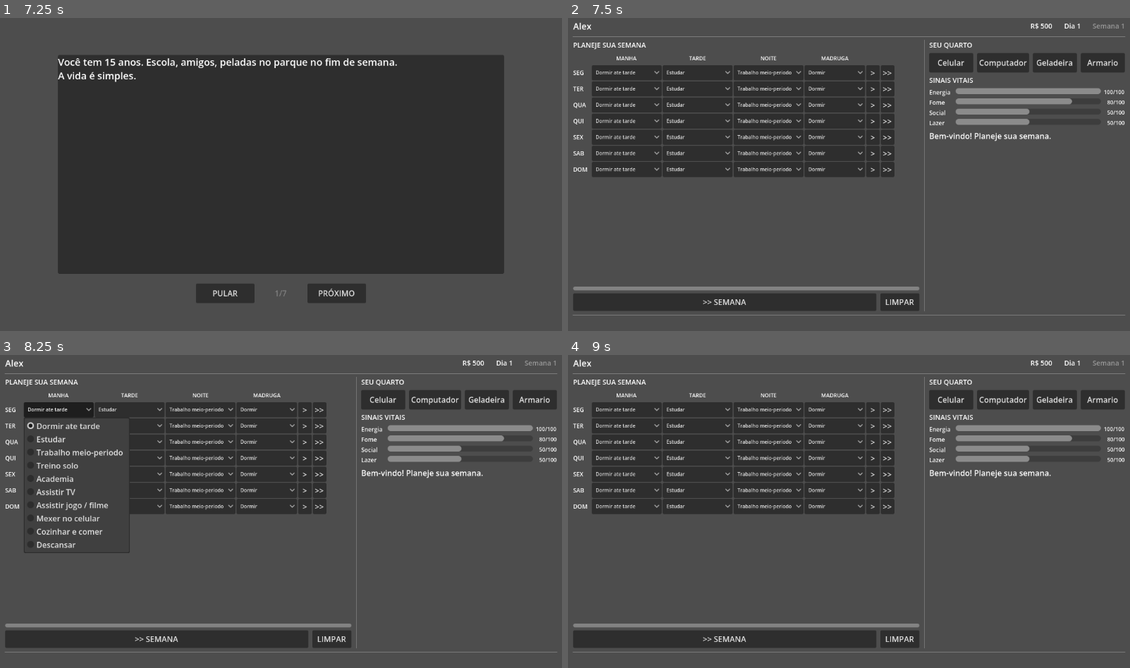
Above: before the commit, frames 1-4 (two rows, left to right).
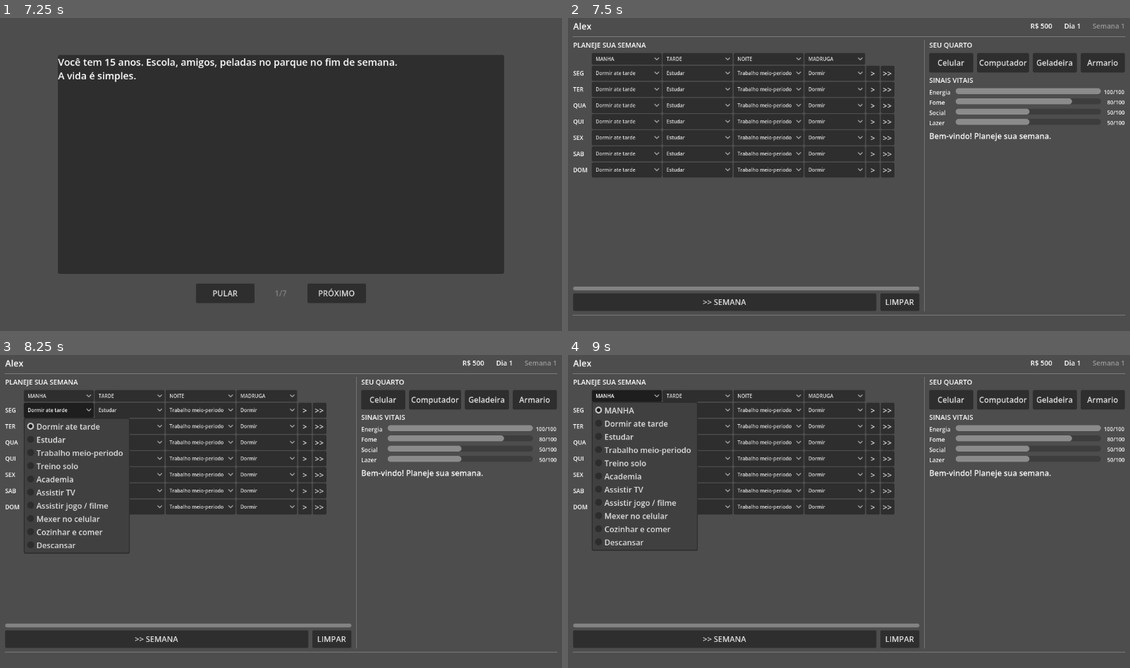
Above: after the commit, the same moments.

Repository: Slaxis/FlagFootballManager
Game: Godot game, scene res://engine/game/game.tscn
Same seed, same stepped clock (60 frames per second), same inputs: the game is played once before the commit and once after it.
Inputs (mouse positions are in pixels of both pictures, inside the frame that each line leads up to):
- Up to frame 1 (7.25 s): click "INICIAR" at 0.5 s; click (281, 168) at 1.25 s; click "OK" at 2 s; click (488, 36) at 2.77 s; type "Alex" at 2.85 s; click "JOGADOR" at 3.5 s; click "M" at 4.25 s; click "F" at 5 s; click "·" at 5.75 s; click "INICIAR" at 6.5 s
- Up to frame 2 (7.5 s): click "PULAR" at 7.25 s
- Up to frame 3 (8.25 s): click "Dormir ate tarde" at 8 s
- Up to frame 4 (9 s): click (624, 395) at 8.75 s, where only the run after the commit has a clickable "MANHA"

Frame 1 is identical in both runs. In frame 2, 3.3% of the frame differs, in the area x 0-58%, y 11-50%; in frame 3, 3.6%; in frame 4, 4.4%, in the area x 0-58%, y 11-63%.

Commit message:
feat: column dropdowns, tooltips, binge names, fix consecutive collapse bug
- Column header dropdowns: change one to set all 7 days in that slot.
  Resets to label when individual cell is changed manually.
- Tooltips on >, >>, >> WEEK, and CLEAR buttons
- Recovery activities renamed to binge style: APAGAO, COMILANCA,
  CARENCIA, MARATONA DE CELULAR with descriptive log text
- Fix: consecutive collapses now correctly show red. Bug was caused by
  add_item() pushing select index outside the activity array bounds.
  Now uses set_item_text() instead, and restores original text on reset.

Co-Authored-By: Claude Opus 4.6 (1M context) <noreply@anthropic.com>

Diff:
--- a/game/defs/activity.json
+++ b/game/defs/activity.json
@@ -108,8 +108,8 @@
     },
     {
       "id": "_recover_energy",
-      "name": {"pt": "** Desmaiou de cansaco **", "en": "** Passed out from exhaustion **"},
-      "desc": {"pt": "Sem energia, seu corpo apagou", "en": "No energy left, your body shut down"},
+      "name": {"pt": "APAGAO", "en": "BLACKOUT"},
+      "desc": {"pt": "Seu corpo nao aguentou. Voce apagou onde estava e so acordou horas depois.", "en": "Your body gave up. You passed out wherever you were and woke up hours later."},
       "recovery_for": "energy",
       "slots": [],
       "effects": {"energy": 30},
@@ -117,8 +117,8 @@
     },
     {
       "id": "_recover_hunger",
-      "name": {"pt": "** Comeu qualquer coisa **", "en": "** Grabbed whatever food was around **"},
-      "desc": {"pt": "Fome demais, precisou parar pra comer", "en": "Too hungry, had to stop and eat"},
+      "name": {"pt": "COMILANCA", "en": "FOOD BINGE"},
+      "desc": {"pt": "A fome venceu. Voce atacou a geladeira e comeu tudo que encontrou pela frente.", "en": "Hunger won. You raided the fridge and ate everything in sight."},
       "recovery_for": "hunger",
       "slots": [],
       "effects": {"hunger": 25},
@@ -126,8 +126,8 @@
     },
     {
       "id": "_recover_social",
-      "name": {"pt": "** Ligou pra alguem **", "en": "** Called someone just to talk **"},
-      "desc": {"pt": "Solidao bateu, precisou falar com alguem", "en": "Loneliness hit, needed to hear a voice"},
+      "name": {"pt": "CARENCIA", "en": "LONELINESS SPIRAL"},
+      "desc": {"pt": "A solidao bateu forte. Voce ficou ligando pra todo mundo ate alguem atender.", "en": "Loneliness hit hard. You called everyone you know until someone picked up."},
       "recovery_for": "social",
       "slots": [],
       "effects": {"social": 20},
@@ -135,8 +135,8 @@
     },
     {
       "id": "_recover_leisure",
-      "name": {"pt": "** Nao aguentou, mexeu no celular **", "en": "** Couldn't take it, scrolled phone **"},
-      "desc": {"pt": "Tedio demais, precisou de uma distração", "en": "Too bored, needed a distraction"},
+      "name": {"pt": "MARATONA DE CELULAR", "en": "PHONE BINGE"},
+      "desc": {"pt": "O tedio venceu. Voce passou horas grudado no celular sem perceber.", "en": "Boredom won. You spent hours glued to your phone without realizing."},
       "recovery_for": "leisure",
       "slots": [],
       "effects": {"leisure": 20, "energy": -5},
--- a/game/modules/brasil_2026/ui/player_home/player_home.gd
+++ b/game/modules/brasil_2026/ui/player_home/player_home.gd
@@ -28,6 +28,11 @@
 const T_DAY: Dictionary = {"pt": "Dia", "en": "Day"}
 const T_PLAN: Dictionary = {"pt": "PLANEJE SUA SEMANA", "en": "PLAN YOUR WEEK"}
 const T_NEXT_WEEK: Dictionary = {"pt": ">> SEMANA", "en": ">> WEEK"}
+const T_TIP_SLOT: Dictionary = {"pt": "Resolver proximo horario", "en": "Resolve next time slot"}
+const T_TIP_DAY: Dictionary = {"pt": "Resolver dia inteiro", "en": "Resolve full day"}
+const T_TIP_WEEK: Dictionary = {"pt": "Resolver semana inteira", "en": "Resolve full week"}
+const T_TIP_CLEAR: Dictionary = {"pt": "Limpar planejamento", "en": "Clear all planned activities"}
+const T_COLUMN_EMPTY: Dictionary = {"pt": "---", "en": "---"}
 const T_CLEAR: Dictionary = {"pt": "LIMPAR", "en": "CLEAR"}
 const T_ROOM: Dictionary = {"pt": "SEU QUARTO", "en": "YOUR ROOM"}
 const T_VITALS: Dictionary = {"pt": "SINAIS VITAIS", "en": "VITALS"}
@@ -57,10 +62,13 @@
 var _activity_def: Def
 var _grid_selects: Dictionary = {}      # "day_slot" -> OptionButton
 var _grid_activities: Dictionary = {}   # "day_slot" -> Array[Dictionary]
+var _column_selects: Dictionary = {}    # slot_id -> OptionButton (column header)
+var _column_activities: Dictionary = {} # slot_id -> Array[Dictionary]
 var _day_play_buttons: Dictionary = {}  # "day" -> Button (single slot >)
 var _day_fast_buttons: Dictionary = {}  # "day" -> Button (full day >>)
 var _day_resolved: Dictionary = {}      # "day" -> bool
 var _day_slot_index: Dictionary = {}    # "day" -> int (next slot to resolve)
+var _updating_column: bool = false
 var _vital_bars: Dictionary = {}
 var _vital_labels: Dictionary = {}
 var _vital_value_labels: Dictionary = {}
@@ -104,7 +112,9 @@
 func _update_text() -> void:
 	plan_header.text = I18n.text(T_PLAN)
 	btn_next_week.text = I18n.text(T_NEXT_WEEK)
+	btn_next_week.tooltip_text = I18n.text(T_TIP_WEEK)
 	btn_clear.text = I18n.text(T_CLEAR)
+	btn_clear.tooltip_text = I18n.text(T_TIP_CLEAR)
 	room_header.text = I18n.text(T_ROOM)
 	vitals_header.text = I18n.text(T_VITALS)
 	for vid: String in _vital_labels:
@@ -125,8 +135,7 @@
 # --- Week Grid ---
 
 func _build_grid() -> void:
-	# Columns: day label + slots + play + fast = SLOTS.size() + 3
-	grid_container.columns = SLOTS.size() + 3
+	grid_container.columns = SLOTS.size() + 3  # day label + 4 slots + > + >>
 
 	# Corner cell
 	var corner: Label = Label.new()
@@ -134,23 +143,31 @@
 	corner.custom_minimum_size = Vector2(36, 0)
 	grid_container.add_child(corner)
 
-	# Slot headers
+	# Column header dropdowns (one per slot)
 	for slot_id: String in SLOTS:
-		var header: Label = Label.new()
-		header.text = I18n.text(SLOT_LABELS[slot_id])
-		header.horizontal_alignment = HORIZONTAL_ALIGNMENT_CENTER
-		header.add_theme_font_size_override("font_size", 11)
-		grid_container.add_child(header)
-
-	# Play columns header (spans 2 cells visually)
-	var play_header: Label = Label.new()
-	play_header.text = ""
-	play_header.custom_minimum_size = Vector2(28, 0)
-	grid_container.add_child(play_header)
-	var fast_header: Label = Label.new()
-	fast_header.text = ""
-	fast_header.custom_minimum_size = Vector2(28, 0)
-	grid_container.add_child(fast_header)
+		var col_select: OptionButton = OptionButton.new()
+		col_select.add_theme_font_size_override("font_size", 10)
+		col_select.custom_minimum_size = Vector2(0, 24)
+		col_select.size_flags_horizontal = Control.SIZE_EXPAND_FILL
+		var available: Array[Dictionary] = _activity_def.list_for_slot(slot_id)
+		_column_activities[slot_id] = available
+		col_select.add_item(I18n.text(SLOT_LABELS[slot_id]))  # index 0 = label/empty
+		for act: Dictionary in available:
+			col_select.add_item(I18n.text(act.get("name", "?")))
+		col_select.selected = 0
+		col_select.item_selected.connect(_on_column_changed.bind(slot_id))
+		_column_selects[slot_id] = col_select
+		grid_container.add_child(col_select)
+
+	# Play columns header
+	var ph: Label = Label.new()
+	ph.text = ""
+	ph.custom_minimum_size = Vector2(28, 0)
+	grid_container.add_child(ph)
+	var fh: Label = Label.new()
+	fh.text = ""
+	fh.custom_minimum_size = Vector2(28, 0)
+	grid_container.add_child(fh)
 
 	# Day rows
 	for day_id: String in DAYS:
@@ -164,45 +181,63 @@
 		grid_container.add_child(row_label)
 
 		for slot_id: String in SLOTS:
-			var available: Array[Dictionary] = _activity_def.list_for_slot(slot_id)
+			var avail: Array[Dictionary] = _activity_def.list_for_slot(slot_id)
 			var key: String = day_id + "_" + slot_id
 			var select: OptionButton = OptionButton.new()
 			select.custom_minimum_size = Vector2(0, 28)
 			select.size_flags_horizontal = Control.SIZE_EXPAND_FILL
 			select.add_theme_font_size_override("font_size", 10)
-			_grid_activities[key] = available
-			for act: Dictionary in available:
+			_grid_activities[key] = avail
+			for act: Dictionary in avail:
 				select.add_item(I18n.text(act.get("name", "?")))
 			select.item_selected.connect(_on_grid_select_changed.bind(key, slot_id))
 			if slot_id == "late_night":
-				for i: int in available.size():
-					if available[i].get("id", "") == "sleep":
+				for i: int in avail.size():
+					if avail[i].get("id", "") == "sleep":
 						select.selected = i
 						break
 			_update_select_tooltip(select, key, slot_id)
 			_grid_selects[key] = select
 			grid_container.add_child(select)
 
-		# Single slot play button
 		var btn_play: Button = Button.new()
 		btn_play.text = ">"
 		btn_play.custom_minimum_size = Vector2(28, 28)
+		btn_play.tooltip_text = I18n.text(T_TIP_SLOT)
 		btn_play.pressed.connect(_on_play_slot.bind(day_id))
 		_day_play_buttons[day_id] = btn_play
 		grid_container.add_child(btn_play)
 
-		# Full day fast-forward button
 		var btn_fast: Button = Button.new()
 		btn_fast.text = ">>"
 		btn_fast.custom_minimum_size = Vector2(28, 28)
+		btn_fast.tooltip_text = I18n.text(T_TIP_DAY)
 		btn_fast.pressed.connect(_on_play_day.bind(day_id))
 		_day_fast_buttons[day_id] = btn_fast
 		grid_container.add_child(btn_fast)
+
+func _on_column_changed(index: int, slot_id: String) -> void:
+	if index == 0 or _updating_column:
+		return  # header label selected, ignore
+	_updating_column = true
+	var act_index: int = index - 1  # offset by the header item
+	for day_id: String in DAYS:
+		var key: String = day_id + "_" + slot_id
+		var select: OptionButton = _grid_selects.get(key, null)
+		if select and not _day_resolved.get(day_id, false):
+			var acts: Array[Dictionary] = _grid_activities.get(key, [])
+			if act_index >= 0 and act_index < acts.size():
+				select.selected = act_index
+				_update_select_tooltip(select, key, slot_id)
+	_updating_column = false
 
 func _on_grid_select_changed(_index: int, key: String, slot_id: String) -> void:
 	var select: OptionButton = _grid_selects.get(key, null)
 	if select:
 		_update_select_tooltip(select, key, slot_id)
+	# Reset column header to label when individual cell changes
+	if not _updating_column and _column_selects.has(slot_id):
+		_column_selects[slot_id].selected = 0
 
 func _update_select_tooltip(select: OptionButton, key: String, slot_id: String) -> void:
 	var acts: Array[Dictionary] = _grid_activities.get(key, [])
@@ -415,14 +450,10 @@
 	var select: OptionButton = _grid_selects.get(key, null)
 	if select == null:
 		return
-	var index: int = select.selected
-	var acts: Array[Dictionary] = _grid_activities.get(key, [])
-	if index < 0 or index >= acts.size():
-		return
-	var act: Dictionary = acts[index]
+	var act: Dictionary = {}
 	var collapsed: bool = false
 
-	# Check vital collapse
+	# Check vital collapse first
 	for vid: String in vitals:
 		if int(vitals[vid]) <= 0:
 			var recovery: Dictionary = _activity_def.get_recovery_for(vid)
@@ -430,6 +461,14 @@
 				act = recovery
 				collapsed = true
 				break
+
+	# If no collapse, use the planned activity
+	if not collapsed:
+		var index: int = select.selected
+		var acts: Array[Dictionary] = _grid_activities.get(key, [])
+		if index < 0 or index >= acts.size():
+			return
+		act = acts[index]
 
 	var act_name: String = I18n.text(act.get("name", "?"))
 
@@ -492,9 +531,9 @@
 	# Color the dropdown + update text if collapsed
 	_set_select_color(select, outcome_color)
 	if collapsed:
-		# Show collapse activity name in the dropdown
-		select.add_item(act_name)
-		select.selected = select.item_count - 1
+		var sel_idx: int = select.selected
+		if sel_idx >= 0:
+			select.set_item_text(sel_idx, act_name)
 
 	await get_tree().create_timer(SLOT_DELAY * 0.7).timeout
 
@@ -531,6 +570,14 @@
 		_day_fast_buttons[day_id].disabled = false
 	for key: String in _grid_selects:
 		_reset_select_color(_grid_selects[key])
+		# Restore original item text if it was overwritten by collapse
+		var select: OptionButton = _grid_selects[key]
+		var acts: Array[Dictionary] = _grid_activities.get(key, [])
+		if not acts.is_empty():
+			for i: int in acts.size():
+				select.set_item_text(i, I18n.text(acts[i].get("name", "?")))
+	for slot_id: String in _column_selects:
+		_column_selects[slot_id].selected = 0
 
 func _update_effects_check() -> void:
 	var vitals: Dictionary = The.session.get("vitals", {})
